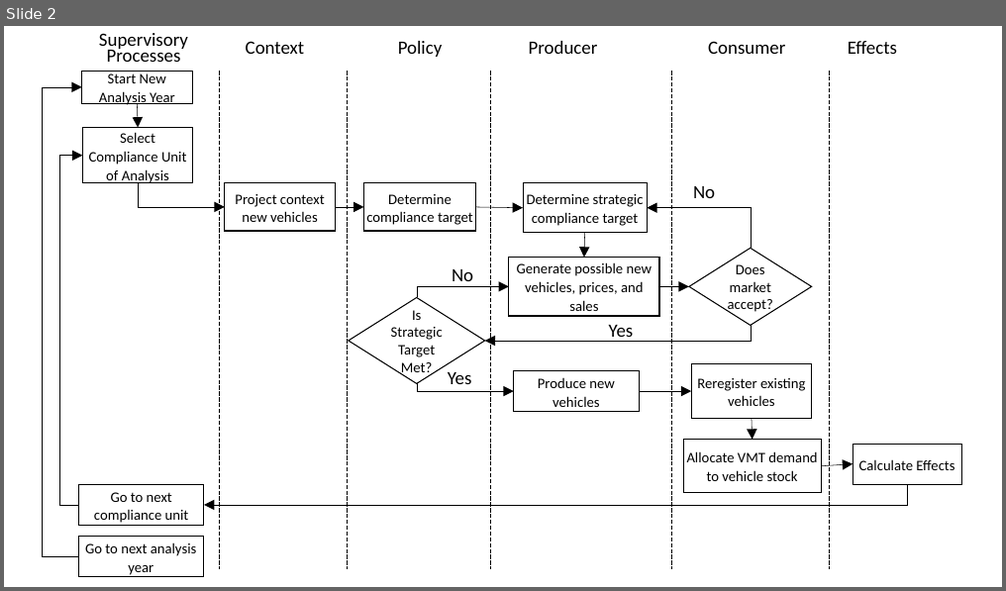
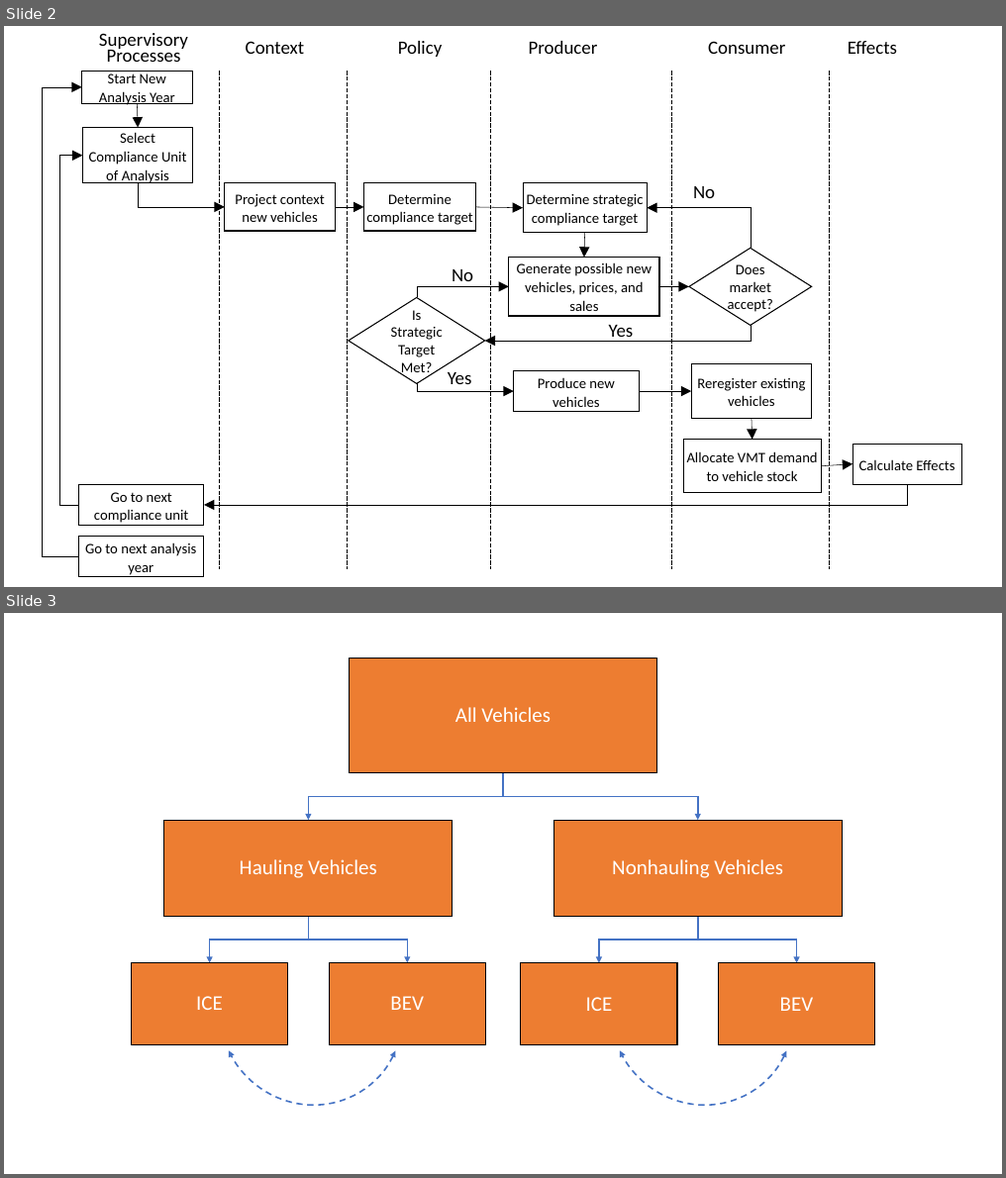
Before and after one commit to USEPA/EPA_OMEGA_Model, a slide deck: doc/source/_static/raw_figures.pptx. Shown one above the other, each under a label of ours: slide 2 before the commit, slides 2 and 3 after it. The pictures are 1006x591 and 1006x1178 pixels, drawn with LibreOffice and Linux fonts; fonts in the diff are those of the drawing. Boxes give left, top, right and bottom in pixels: in the first picture for what was removed or moved away, otherwise in the second. Text is boxed around its words. In the diff, an @@ line names an element or a change of style, - is before the commit and + after.

```diff
--- a/doc/source/_static/raw_figures.pptx
+++ b/doc/source/_static/raw_figures.pptx
@@ slide 3 added at <box>4,613,1002,1174</box>, background #FFFFFF @@
@@ arc (boxed as its full ellipse) added at <box>182,885,440,1144</box>, outline #4472C4 1.5 pt dashed @@
@@ arc (boxed as its full ellipse) added at <box>572,885,831,1144</box>, outline #4472C4 1.5 pt dashed @@
@@ group added at <box>132,658,874,1046</box>: 7 rectangles, 7 texts, 6 freeform shapes @@
+All Vehicles
+Hauling Vehicles
+ICE
+BEV
+Nonhauling Vehicles
+ICE
+BEV
```
Also in this commit, not shown: 2 other files.
